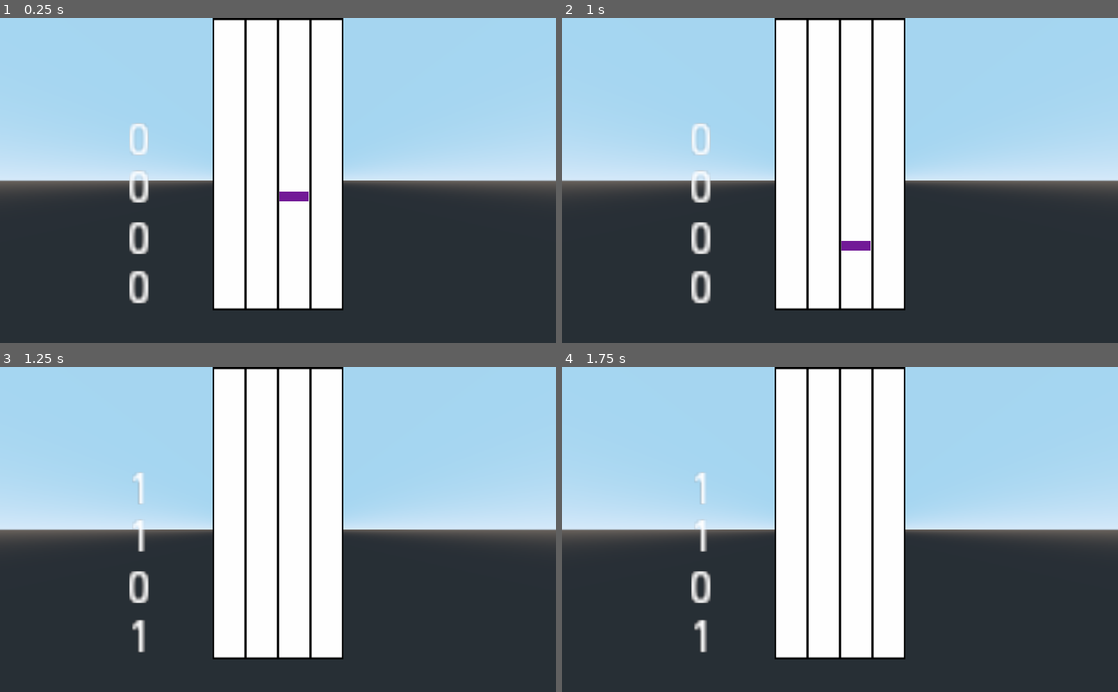
Above: before the commit, frames 1-4 (two rows, left to right).
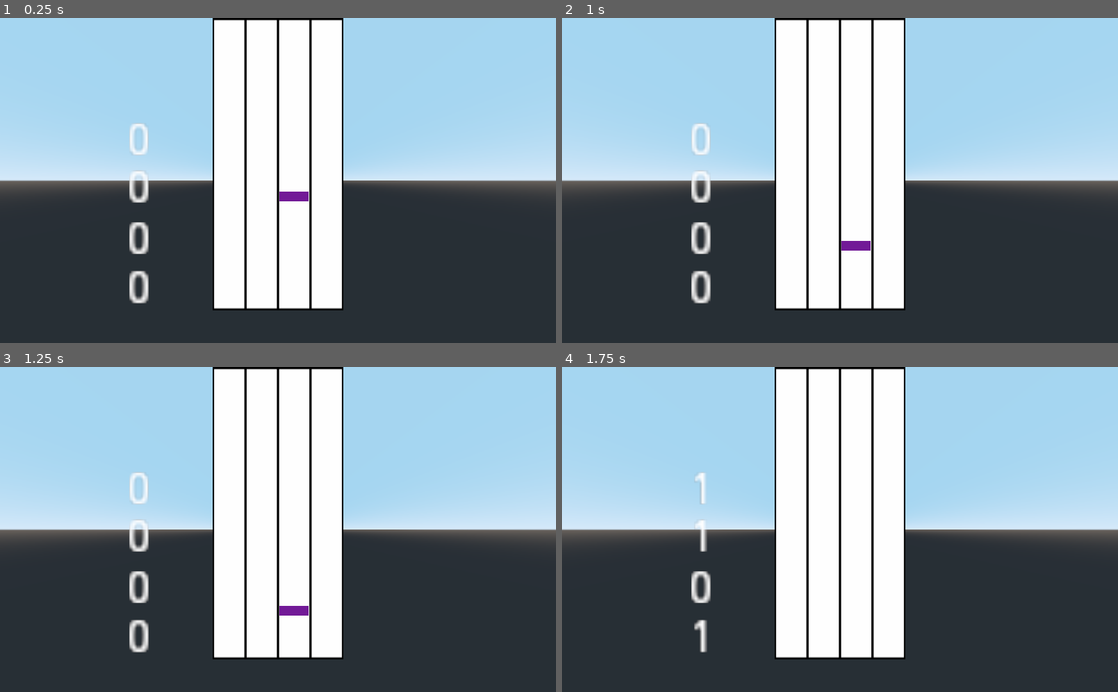
Above: after the commit, the same moments.

Repository: Xwilarg/BearJam
Game: Godot game, scene res://Scenes/Night.tscn
The game is run twice, just before and just after one commit, with the same random seed, the same clock (stepped at 60 frames per second) and the same inputs. This scene is started directly instead of the project's main scene.
Inputs (mouse positions are in pixels of both pictures, inside the frame that each line leads up to):
- Up to frame 1 (0.25 s): no input
- Up to frame 2 (1 s): move the mouse to (962, 164) at 0.52 s; hold D (right) from 0.53 s (still down); hold Space (action_spacebar) from 0.53 s (still down)
- Up to frame 3 (1.25 s): keep holding D (right); keep holding Space (action_spacebar)
- Up to frame 4 (1.75 s): move the mouse to (728, 545) at 1.27 s; release D (right) at 1.28 s; release Space (action_spacebar) at 1.28 s; hold S (backward) from 1.28 s (still down); tap Space (action_spacebar) at 1.35 s

Frames 1-2 are identical in both runs. In frame 3, 0.9% of the frame differs, in the area x 23-56%, y 32-88%; in frame 4, nothing differs.

Commit message:
Fix zone

Diff:
--- a/Scenes/Night.tscn
+++ b/Scenes/Night.tscn
@@ -45,7 +45,7 @@
 shape = SubResource( 1 )
 
 [node name="Hit Area" type="Area" parent="."]
-transform = Transform( 1, 0, 0, 0, 1, 0, 0, 0, 1, 0, 1.94602, -1.45142 )
+transform = Transform( 1, 0, 0, 0, 1, 0, 0, 0, 1, 0, 0.839842, -1.45142 )
 
 [node name="CollisionShape" type="CollisionShape" parent="Hit Area"]
 transform = Transform( 2, 0, 0, 0, 0.1, 0, 0, 0, 1, 0, 0.385225, 0 )
